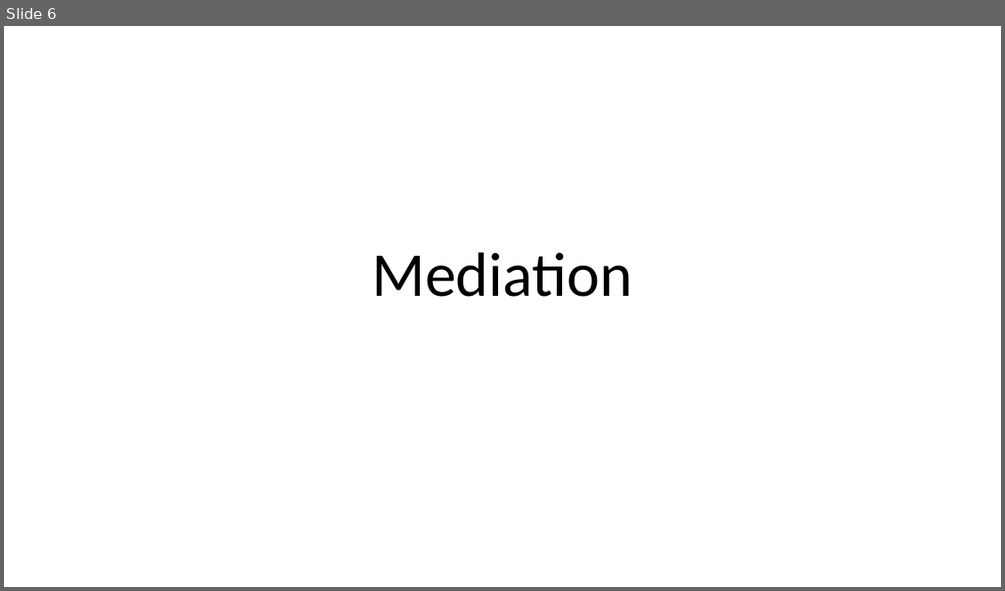
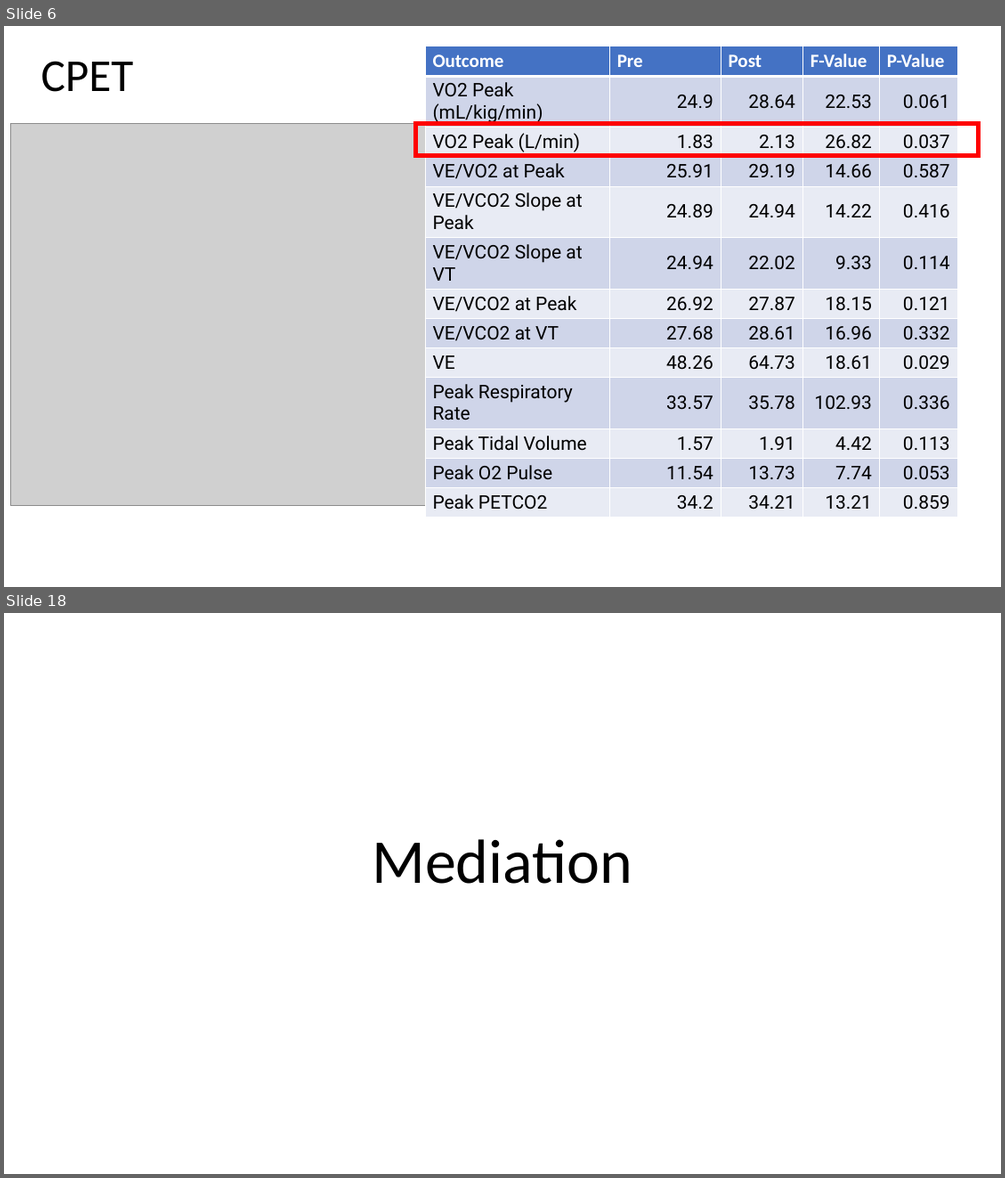
Before and after one commit to orthopedics20/longcovid, a slide deck: Long COVID RCT - Preliminary Analysis.pptx. Shown one above the other, each under a label of ours: slide 6 before the commit, slides 6 and 18 after it; the slides between them are not shown. The pictures are 1005x591 and 1005x1178 pixels, drawn with LibreOffice and Linux fonts; fonts in the diff are those of the drawing; grey boxes stand for pictures. Boxes give left, top, right and bottom in pixels: in the first picture for what was removed or moved away, otherwise in the second. Text is boxed around its words. In the diff, an @@ line names an element or a change of style, - is before the commit and + after.

```diff
--- a/Long COVID RCT - Preliminary Analysis.pptx
+++ b/Long COVID RCT - Preliminary Analysis.pptx
@@ slide 6 added at (x1=4, y1=26, x2=1001, y2=587), background #FFFFFF @@
@@ table added at (x1=425, y1=46, x2=957, y2=524), 13 rows, 5 columns @@
+Outcome | Pre | Post | F-Value | P-Value
+VO2 Peak (mL/kig/min) | 24.9 | 28.64 | 22.53 | 0.061
+VO2 Peak (L/min) | 1.83 | 2.13 | 26.82 | 0.037
+VE/VO2 at Peak | 25.91 | 29.19 | 14.66 | 0.587
+VE/VCO2 Slope at Peak | 24.89 | 24.94 | 14.22 | 0.416
+VE/VCO2 Slope at VT | 24.94 | 22.02 | 9.33 | 0.114
+VE/VCO2 at Peak | 26.92 | 27.87 | 18.15 | 0.121
+VE/VCO2 at VT | 27.68 | 28.61 | 16.96 | 0.332
+VE | 48.26 | 64.73 | 18.61 | 0.029
+Peak Respiratory Rate | 33.57 | 35.78 | 102.93 | 0.336
+Peak Tidal Volume | 1.57 | 1.91 | 4.42 | 0.113
+Peak O2 Pulse | 11.54 | 13.73 | 7.74 | 0.053
+Peak PETCO2 | 34.2 | 34.21 | 13.21 | 0.859
@@ title added at (x1=41, y1=61, x2=134, y2=92), 44 pt, text #000000 @@
+CPET
@@ picture added at (x1=11, y1=124, x2=519, y2=506) @@
@@ rectangle added at (x1=415, y1=124, x2=978, y2=156), outline #FF0000 4.5 pt @@
@@ what was slide 6 is now slide 18 @@
```
Also in this commit, not shown: 2 slides changed, 15 other slides added, 4 slides removed, 14 other files.
